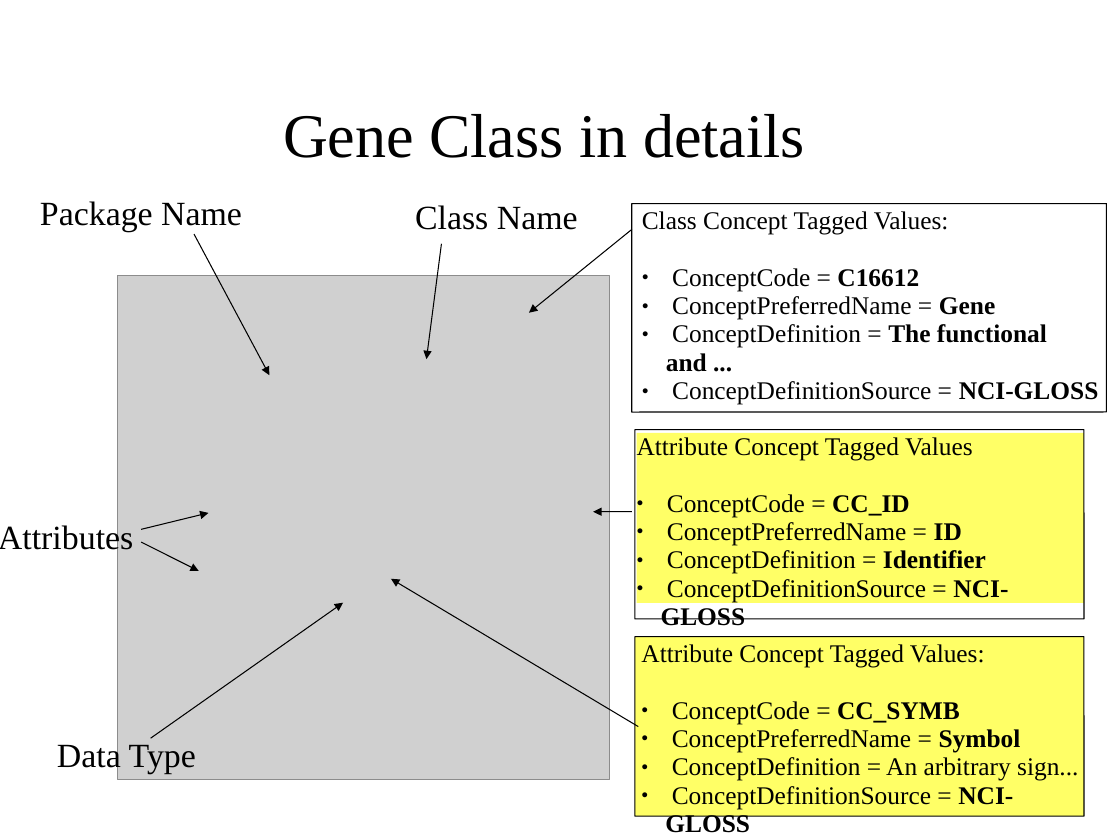
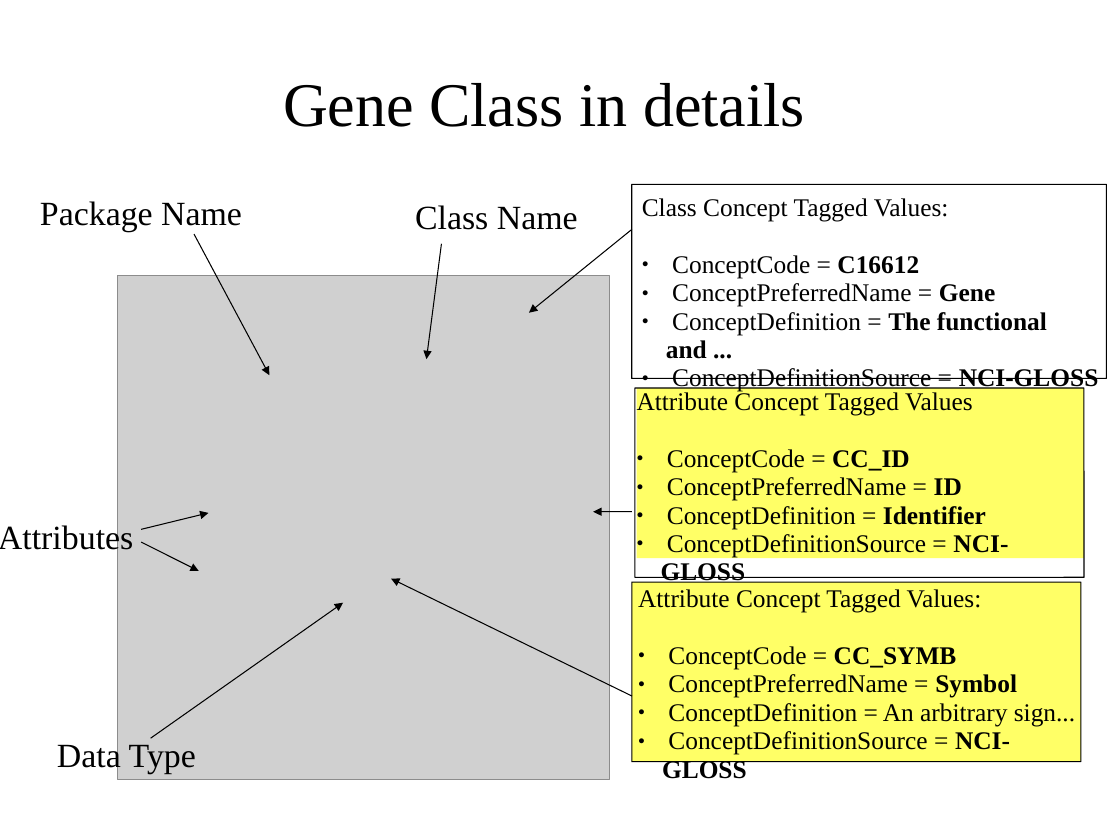
Before and after one commit to NCIP/cadsr-semantic-tools, a slide deck: slide 9 of docs/mapping-presentation-draft.ppt (slide 5 before the commit). Drawn at 1120x840 pixels with LibreOffice and Linux fonts; fonts in the diff are those of the drawing; grey boxes stand for pictures; background and template pictures are left out. Boxes give left, top, right and bottom in pixels: in the first picture for what was removed or moved away, otherwise in the second. Text is boxed around its words. In the diff, an @@ line names an element or a change of style, - is before the commit and + after.

```diff
--- a/docs/mapping-presentation-draft.ppt
+++ b/docs/mapping-presentation-draft.ppt
@@ title "Gene Class in details": place and size @@
-title "Gene Class in details" at [283,114,805,158]
+title "Gene Class in details" at [283,83,805,127]
@@ rounded rectangle: place and size @@
-rounded rectangle at [632,203,1107,412]
+rounded rectangle at [632,184,1107,378]
@@ text "Class Concept Tagged Values:": place and size @@
-text "Class Concept Tagged Values:" at [642,211,1099,405]
+text "Class Concept Tagged Values:" at [642,198,1099,392]
@@ rounded rectangle: place and size @@
-rounded rectangle at [635,430,1084,619]
+rounded rectangle at [635,388,1084,577]
@@ rectangle "Attribute Concept Tagged Values": place and size @@
-rectangle "Attribute Concept Tagged Values" at [637,433,1084,603]
+rectangle "Attribute Concept Tagged Values" at [637,388,1084,558]
@@ arrow moved from (638, 727) - (391, 579) to (632, 696) - (391, 578) @@
@@ rounded rectangle: place and size @@
-rounded rectangle at [635,637,1084,817]
+rounded rectangle at [632,582,1081,762]
@@ text "Attribute Concept Tagged Values:": place and size @@
-text "Attribute Concept Tagged Values:" at [641,644,1078,810]
+text "Attribute Concept Tagged Values:" at [638,589,1075,755]
```
Also in this commit, not shown: 10 other slides changed, 8 slides added, 1 slide removed.
